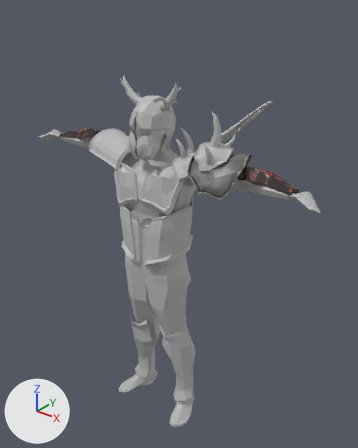
Renders of the FBX model Art Folder/Vertical Slice 2/Unity/ArtistAnimationTest/Assets/PrivateWorkEnv/Brecht/Animaties/Attack/oh_attack_!.fbx from each side of a commit.
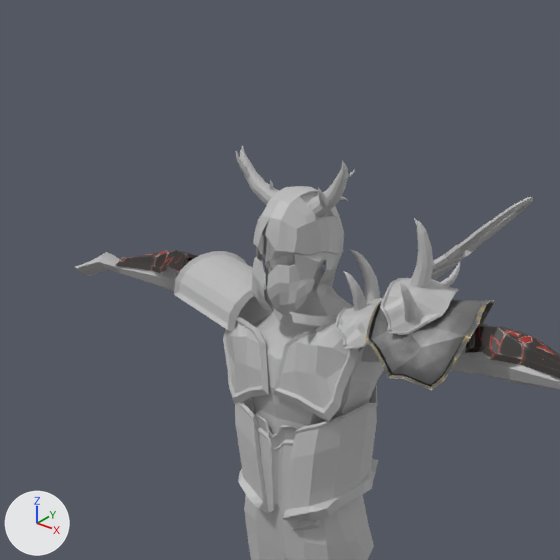
Each version appears first whole from a 50 mm lens placed at (0.0425, -0.0482, 0.0417), pointed at (-0.001, 0.0062, 0.008), and next in a close-up on the part from 0% to 80% of the width and 0% to 64% of the height. Lighting does not change. The marker at lower left points along +X, +Y and +Z. Where no turn or scale is listed for an object, it has been applied to the vertices.

Objects in the first close-up: 'Final', 'L_Arm', 'L_grotehoorn', 'Mesh_BODY', 'Mesh_Group25475', 'Mesh_Group25476', 'Mesh_Group25477', 'Mesh_HELMET', 'Mesh_L_CHESTPLATE', 'Mesh_L_Kleine_hoorn', 'R_CHEASTPLATE', 'R_Kleine_hoorn1', 'R_SHOULDER', 'R_UNDERARM', 'TORSO'.
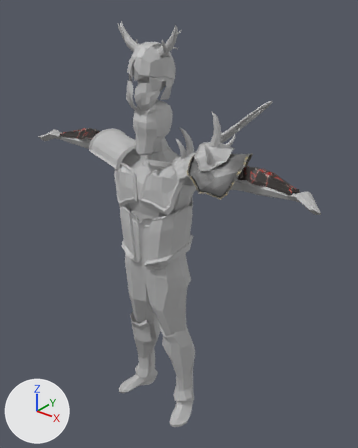
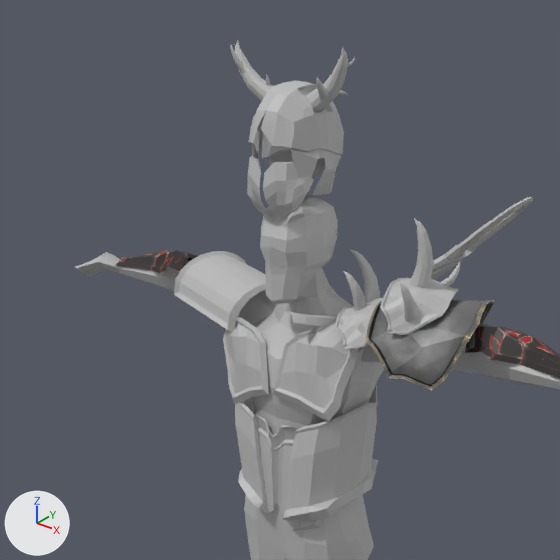
ob_helmet is not drawn itself; it is the parent of ob_r_grotehoorn.

Boxes [x1, y1, x2, y2] around the edits, measured in the close-ups (560 x 560 px):
'Mesh_HELMET', moved: before [251, 186, 344, 315]; after [247, 81, 344, 218]
'L_grotehoorn', moved: before [308, 160, 348, 217]; after [306, 46, 348, 112]
'R_grotehoorn', moved: before [240, 145, 278, 206]; after [235, 41, 273, 102]
'Mesh_L_Kleine_hoorn', moved: before [318, 188, 329, 208]; after [316, 77, 328, 100]
'R_Kleine_hoorn1', moved: before [236, 151, 250, 178]; after [230, 44, 245, 74]
'Mesh_L_Kleine_hoorn1', moved: before [347, 169, 355, 179]; after [347, 58, 355, 68]
'Mesh_L_Kleine_hoorn2', moved: before [340, 196, 348, 201]; after [339, 90, 348, 95]

What changed in the scene script:
```text
Change ob_r_kleine_hoorn1:
    ob_r_kleine_hoorn1.location: (-0.004, -0.0015, 0.0296) -> (-0.004, -0.0015, 0.0361)
Change ob_mesh_helmet:
    ob_mesh_helmet.location: (-0.0003, -0.0003, 0.0247) -> (-0.0003, -0.0003, 0.0312)
Change ob_helmet:
    ob_helmet.location: (-0.000309, 0.103, -0.000628) -> (-0.000309, 0.103, 0.00587)
Change ob_mesh_l_kleine_hoorn2:
    ob_mesh_l_kleine_hoorn2.location: (0.0022, 0.0008, 0.0283) -> (0.0022, 0.0008, 0.0348)
Change ob_mesh_l_kleine_hoorn1:
    ob_mesh_l_kleine_hoorn1.location: (0.0039, 0.0, 0.0299) -> (0.0039, 0.0, 0.0364)
Change ob_l_grotehoorn:
    ob_l_grotehoorn.location: (0.0027, 0.0, 0.0283) -> (0.0027, 0.0, 0.0348)
Change ob_mesh_l_kleine_hoorn:
    ob_mesh_l_kleine_hoorn.location: (0.0027, -0.001, 0.0283) -> (0.0027, -0.001, 0.0348)
```
